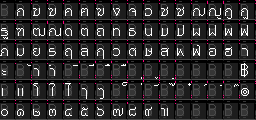
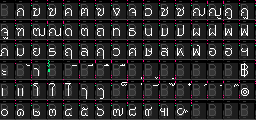
Before/after of a 256×120 layered artwork. What changed in the layer stack:
painted on "Layer 3" over box(15, 5, 256, 106)
painted on "Layer 2" over box(1, 10, 248, 115)
